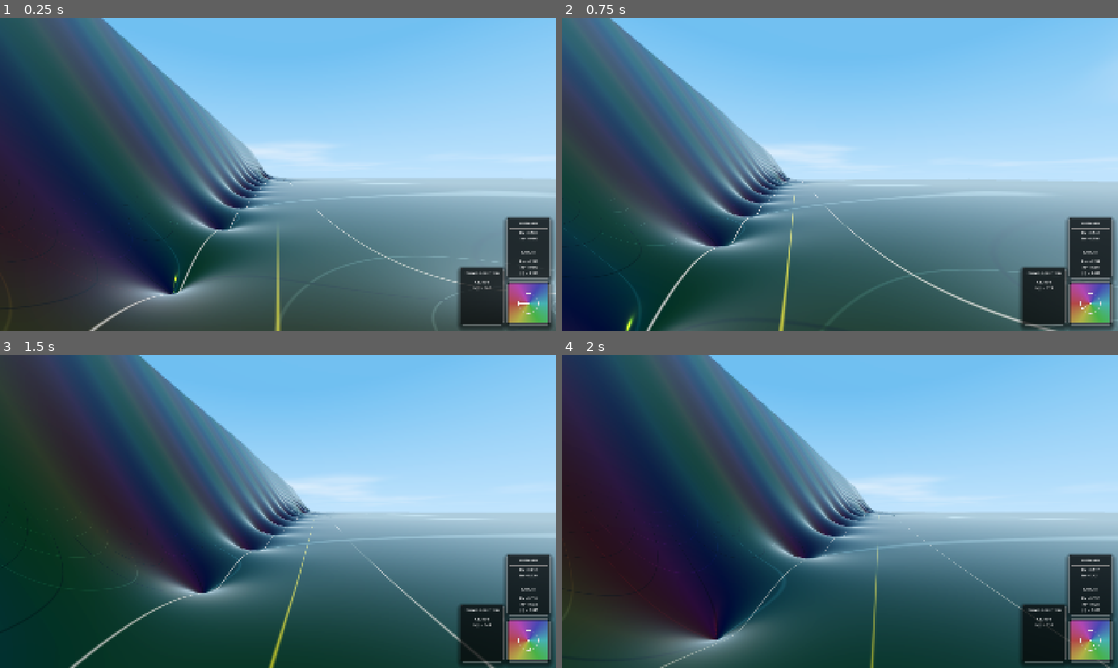
Above: before the commit, frames 1-4 (two rows, left to right).
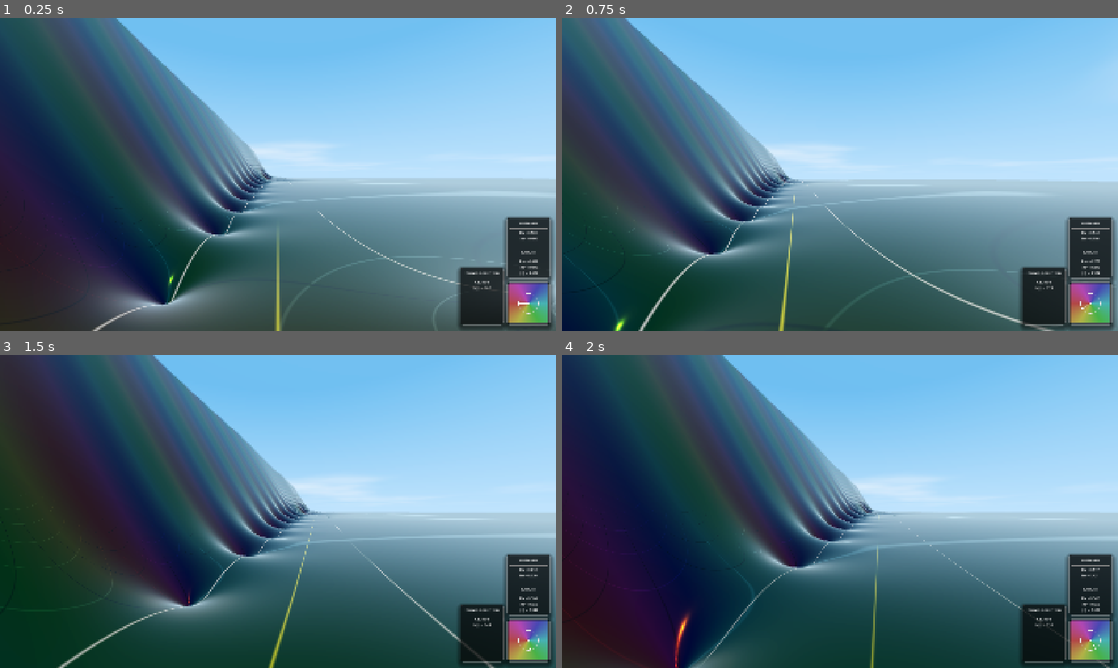
Above: after the commit, the same moments.

Repository: allanino/complex-functions-explorer
Game: Godot game, scene res://scenes/main.tscn
Same seed, same stepped clock (60 frames per second), same inputs: the game is played once before the commit and once after it.
Inputs (mouse positions are in pixels of both pictures, inside the frame that each line leads up to):
- Up to frame 1 (0.25 s): no input
- Up to frame 2 (0.75 s): tap Enter at 0.5 s; move the mouse to (867, 174) at 0.52 s; hold W (move_forward) from 0.53 s (still down); tap G at 0.6 s
- Up to frame 3 (1.5 s): keep holding W (move_forward); tap Space at 0.77 s; tap N at 0.8, 1.35 s; move the mouse to (250, 511) at 1.27 s
- Up to frame 4 (2 s): keep holding W (move_forward); tap Space at 1.52 s; tap G at 1.55 s

The runs differ from the first frame. In frame 1, 4.8% of the frame differs, in the area x 1-100%, y 0-100%; in frame 2, 5.0%; in frame 3, 7.1%; in frame 4, 16%, in the area x 0-99%, y 0-100%.

Commit message:
Implement per-function iteration settings and metadata-driven HUD ranges
- Updated Config.FUNCTIONS with iters_range metadata and removed on_select_reset_iters.
- Added function_iterations dictionary to Config to store iteration counts per function.
- Updated Config.function_type setter to swap iterations when switching functions.
- Improved persistence in save_settings and load_settings to prevent state loss.
- Updated hud.gd to dynamically adjust iter_slider min/max/step based on function metadata.

Co-authored-by: allanino <5325241+allanino@users.noreply.github.com>

Diff:
--- a/scripts/config_manager.gd
+++ b/scripts/config_manager.gd
@@ -30,24 +30,29 @@
 		"name": "Zeta (σ > 0)",
 		"is_dirichlect": true,
 		"has_iters": true,
-		"has_von_mangoldt": true
+		"has_von_mangoldt": true,
+		# [min, max, step, initial]
+		"iters_range": [100.0, 5000.0, 100.0, 500.0],
 	},
 	ComplexFunc.ZETA_REFLECTION: {
 		"name": "Zeta (reflection formula)",
 		"is_dirichlect": true,
 		"has_iters": true,
-		"has_von_mangoldt": true
+		"has_von_mangoldt": true,
+		"iters_range": [100.0, 5000.0, 100.0, 500.0],
 	},
 	ComplexFunc.DIRICHLET_ETA: {
 		"name": "Dirichlet Eta (σ > 0)",
 		"is_dirichlect": true,
 		"has_iters": true,
-		"has_von_mangoldt": true
+		"has_von_mangoldt": true,
+		"iters_range": [100.0, 5000.0, 100.0, 500.0],
 	},
 	ComplexFunc.DIRICHLET_BETA: {
 		"name": "Dirichlet Beta (σ > 0)",
 		"is_dirichlect": true,
 		"has_iters": true,
+		"iters_range": [100.0, 5000.0, 100.0, 500.0],
 	},
 	ComplexFunc.GAMMA: {
 		"name": "Gamma"
@@ -58,7 +63,7 @@
 	ComplexFunc.DEDEKIND_ETA: {
 		"name": "Dedekind Eta",
 		"has_iters": true,
-		"on_select_reset_iters": 100,
+		"iters_range": [1.0, 20.0, 1.0, 10.0],
 	},
 	ComplexFunc.MANDELBROT: {
 		"name": "Mandelbrot",
@@ -111,11 +116,17 @@
 }
 
 # Field parameters
-var iterations: int = 300
+var iterations: int = 500
+var function_iterations: Dictionary = {}
 var function_type: int = ComplexFunc.ZETA:
 	set(value):
+		function_iterations[function_type] = iterations
 		function_type = value
 		function = FUNCTIONS.get(function_type, {})
+		if function_iterations.has(function_type):
+			iterations = function_iterations[function_type]
+		elif function.has("iters_range"):
+			iterations = int(function["iters_range"][3])
 var function: Dictionary = FUNCTIONS[ComplexFunc.ZETA]
 
 var height_type: int = 0
@@ -193,7 +204,9 @@
 func save_settings():
 	var config = ConfigFile.new()
 
+	function_iterations[function_type] = iterations
 	config.set_value("field", "iterations", iterations)
+	config.set_value("field", "function_iterations", function_iterations)
 	config.set_value("field", "function_type", int(function_type))
 	config.set_value("field", "height_type", height_type)
 	config.set_value("field", "height_a", height_a)
@@ -260,10 +273,14 @@
 	if err != OK:
 		return
 
-	iterations = config.get_value("field", "iterations", iterations)
 	var ft_raw = config.get_value("field", "function_type", int(function_type))
 	function_type = ft_raw
-	# ft_raw setter will update Config.function
+
+	function_iterations = config.get_value("field", "function_iterations", {})
+	if function_iterations.has(function_type):
+		iterations = function_iterations[function_type]
+	else:
+		iterations = config.get_value("field", "iterations", iterations)
 
 	height_type = config.get_value("field", "height_type", height_type)
 	height_a = config.get_value("field", "height_a", height_a)
--- a/scripts/hud.gd
+++ b/scripts/hud.gd
@@ -528,8 +528,19 @@
 	var is_rational = f_data.get("is_rational", false)
 	var is_multivalued = f_data.get("is_multivalued", false)
 
-	if f_data.has("on_select_reset_iters"):
-		iter_slider.value = f_data["on_select_reset_iters"]
+	if has_iters:
+		if f_data.has("iters_range"):
+			var r = f_data["iters_range"]
+			iter_slider.min_value = r[0]
+			iter_slider.max_value = r[1]
+			iter_slider.step = r[2]
+		else:
+			# Defaults for functions without explicit range (e.g. Mandelbrot)
+			iter_slider.min_value = 1
+			iter_slider.max_value = 1000
+			iter_slider.step = 1
+		iter_slider.value = Config.iterations
+		_on_iterations_value_changed(Config.iterations)
 
 	rational_container.visible = is_rational
 	multivalued_mode_container.visible = is_multivalued
--- /dev/null
+++ b/verify_config.gd
@@ -0,0 +1,40 @@
+extends SceneTree
+
+func _init():
+	print("Starting config verification...")
+	var Config = load("res://scripts/config_manager.gd").new()
+	Config._ready() # Initialize
+
+	# Test 1: Initial state
+	if Config.iterations != 500:
+		print("FAIL: Initial iterations should be 500, got ", Config.iterations)
+		quit(1)
+
+	# Test 2: Change iterations for Zeta
+	Config.iterations = 600
+	print("Set Zeta iterations to 600")
+
+	# Test 3: Switch to Dirichlet Beta
+	# ComplexFunc.DIRICHLET_BETA is index 3
+	Config.function_type = 3
+	print("Switched to Dirichlet Beta")
+	if Config.iterations != 500: # Beta default from iters_range[3] is 500.0
+		print("FAIL: Beta iterations should be 500, got ", Config.iterations)
+		quit(1)
+
+	# Test 4: Switch back to Zeta
+	Config.function_type = 0
+	print("Switched back to Zeta")
+	if Config.iterations != 600:
+		print("FAIL: Zeta iterations should be preserved as 600, got ", Config.iterations)
+		quit(1)
+
+	# Test 5: Dedekind Eta (iters_range [1, 20, 1, 10])
+	Config.function_type = 6
+	print("Switched to Dedekind Eta")
+	if Config.iterations != 10:
+		print("FAIL: Dedekind Eta iterations should be 10, got ", Config.iterations)
+		quit(1)
+
+	print("Verification SUCCESS")
+	quit(0)
